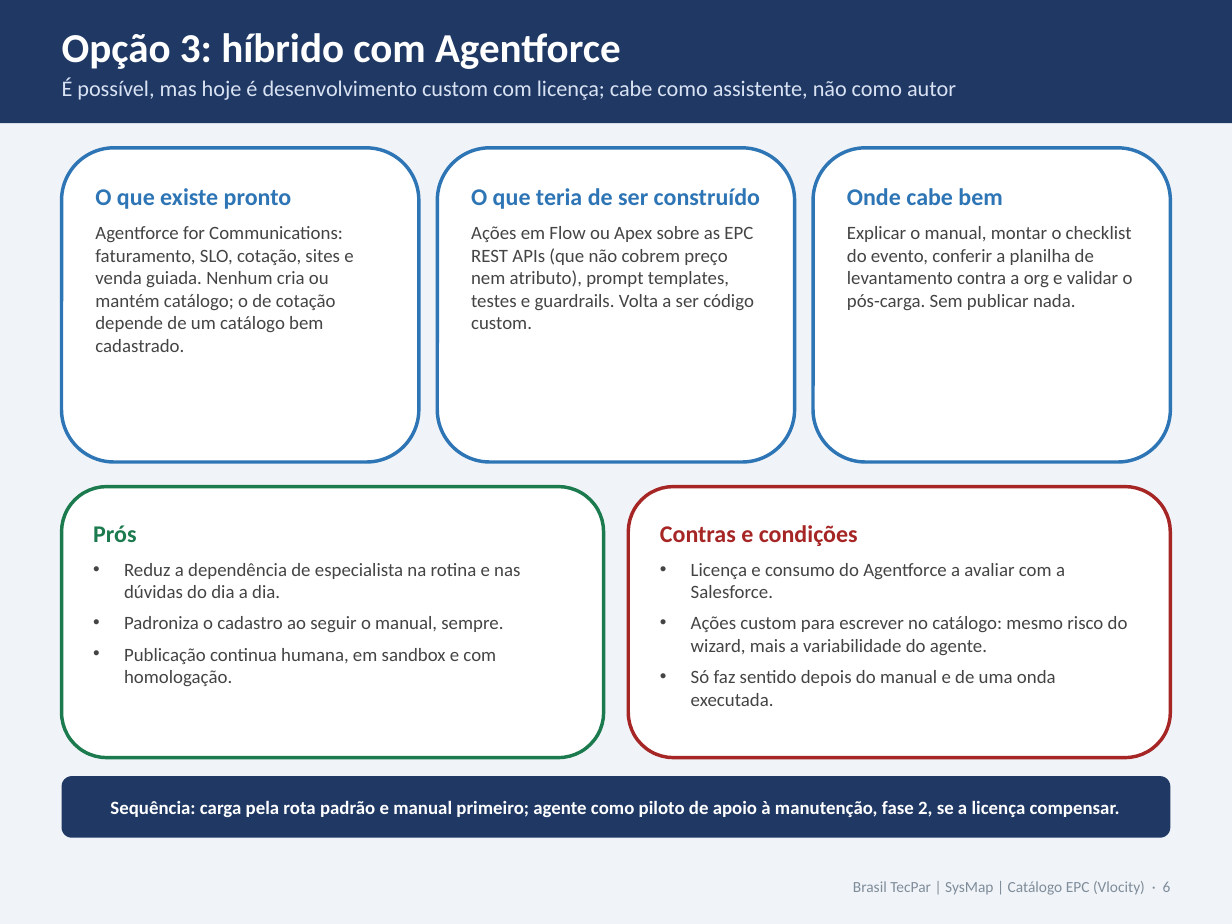
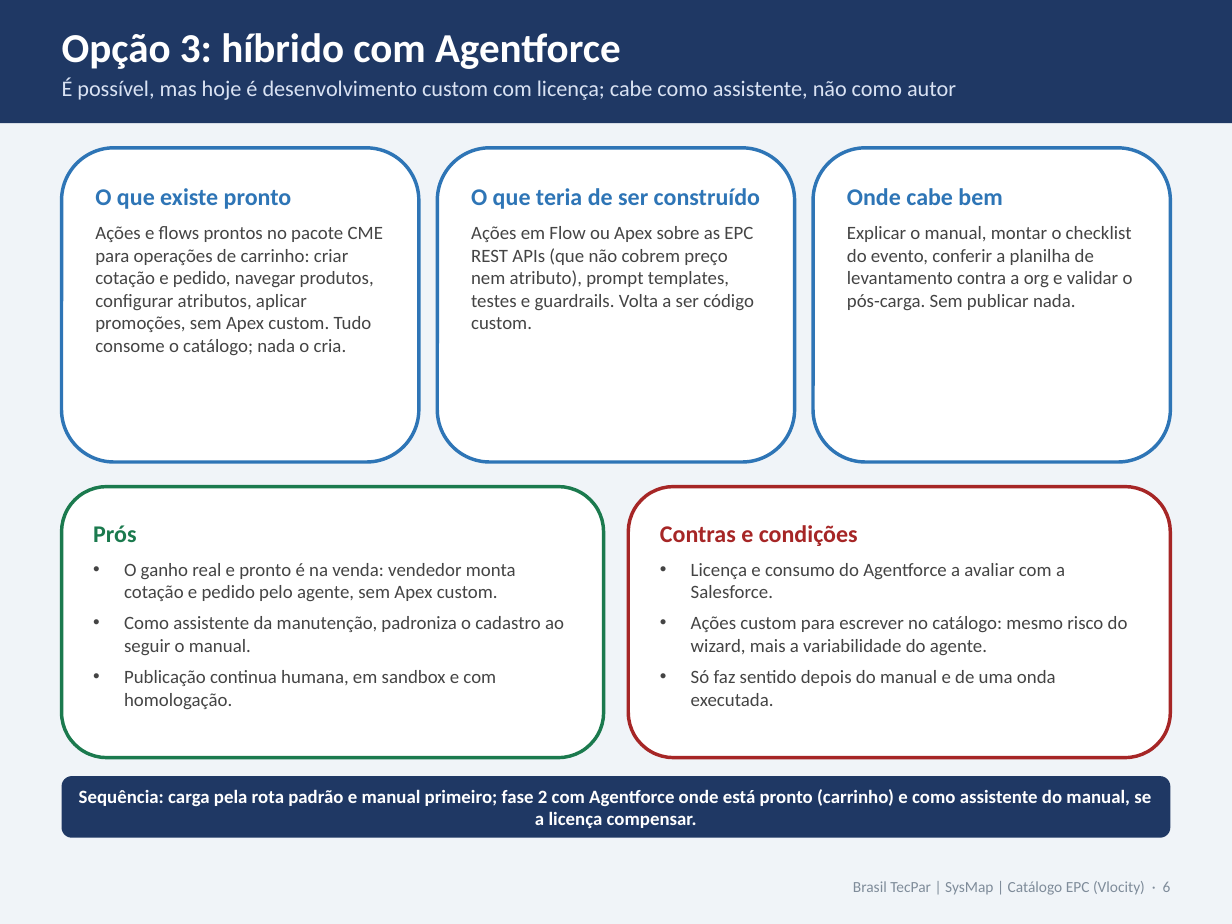
Before and after one commit to Dbelt337/diario-implantacao, a slide deck: slide 6 of docs/deck-catalogo/Catalogo_Carga_e_Manutencao_v2_Rota_Padrao.pptx. Drawn at 1232x924 pixels with LibreOffice and Linux fonts; fonts in the diff are those of the drawing. Boxes give left, top, right and bottom in pixels: in the first picture for what was removed or moved away, otherwise in the second. Text is boxed around its words. In the diff, an @@ line names an element or a change of style, - is before the commit and + after.

```diff
--- a/docs/deck-catalogo/Catalogo_Carga_e_Manutencao_v2_Rota_Padrao.pptx
+++ b/docs/deck-catalogo/Catalogo_Carga_e_Manutencao_v2_Rota_Padrao.pptx
@@ text in rounded rectangle at (95, 226, 383, 355): text changed @@
-Agentforce for Communications: faturamento, SLO, cotação, sites e venda guiada. Nenhum cria ou mantém catálogo; o de cotação depende de um catálogo bem cadastrado.
+Ações e flows prontos no pacote CME para operações de carrinho: criar cotação e pedido, navegar produtos, configurar atributos, aplicar promoções, sem Apex custom. Tudo consome o catálogo; nada o cria.
@@ text in rounded rectangle at (124, 563, 564, 655): text changed @@
-• Reduz a dependência de especialista na rotina e nas dúvidas do dia a dia.
-• Padroniza o cadastro ao seguir o manual, sempre.
+• O ganho real e pronto é na venda: vendedor monta cotação e pedido pelo agente, sem Apex custom.
+• Como assistente da manutenção, padroniza o cadastro ao seguir o manual.
@@ text in rounded rectangle at (79, 789, 1151, 828): text changed @@
-Sequência: carga pela rota padrão e manual primeiro; agente como piloto de apoio à manutenção, fase 2, se a licença compensar.
+Sequência: carga pela rota padrão e manual primeiro; fase 2 com Agentforce onde está pronto (carrinho) e como assistente do manual, se a licença compensar.
```
Also in this commit, not shown: 5 other slides changed, 2 other files.
